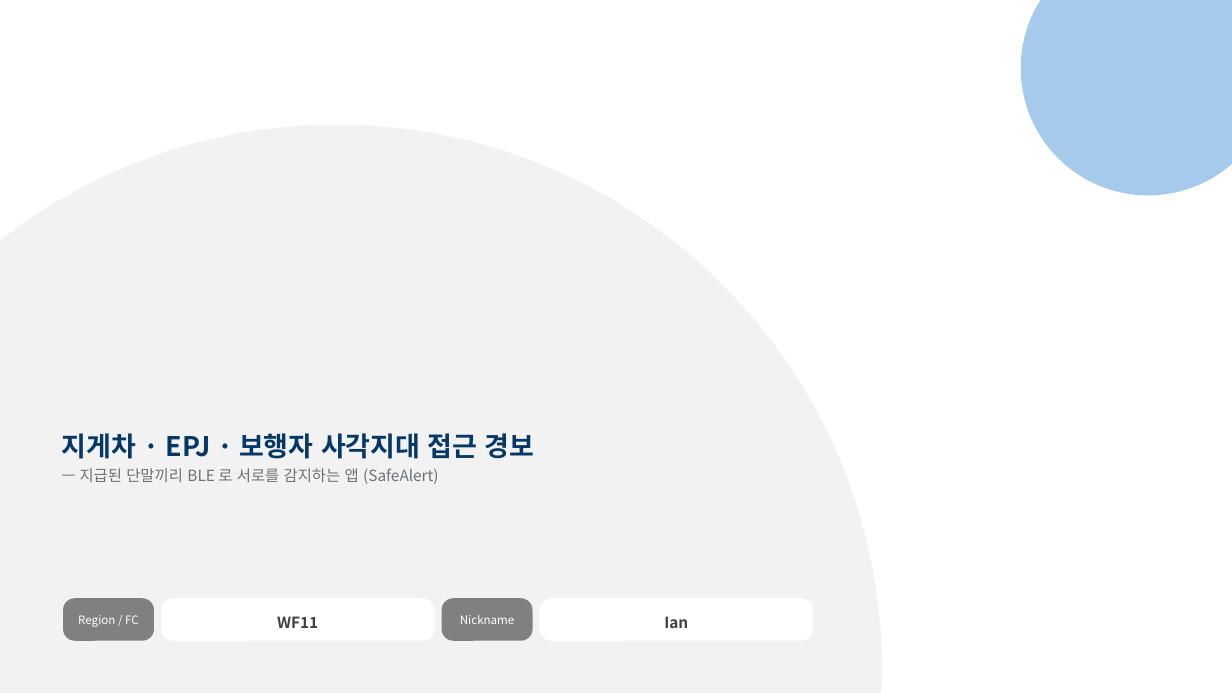
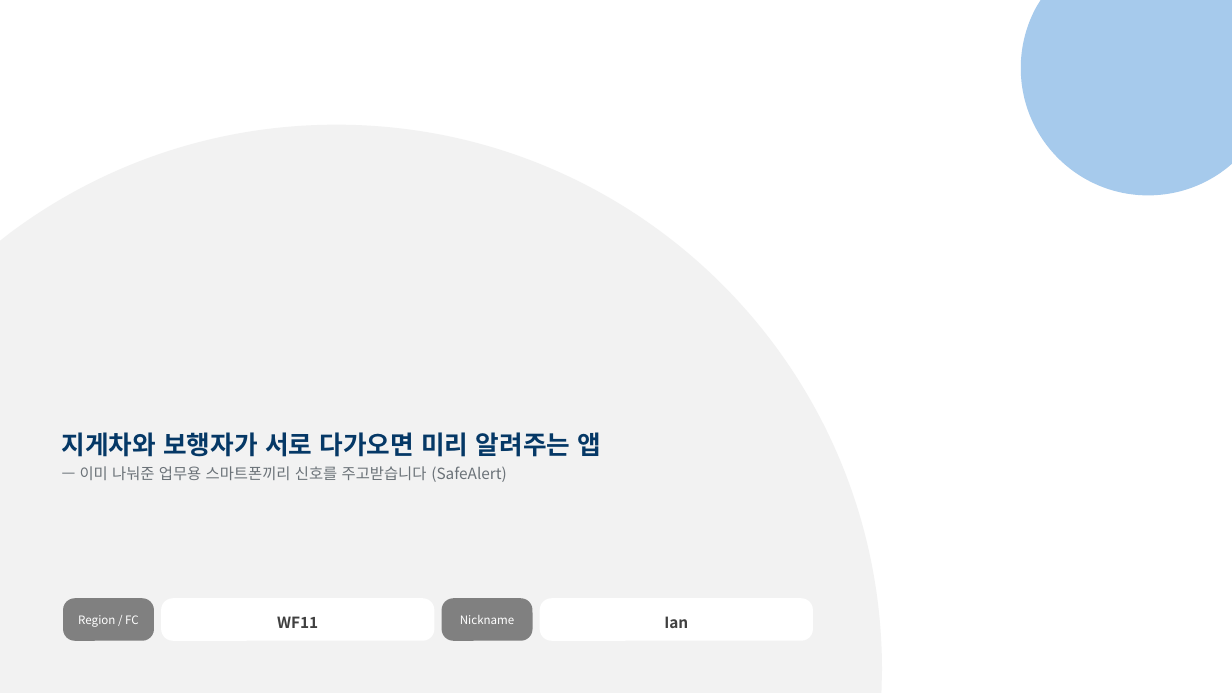
Before and after one commit to pslymzero-cyber/SafeAlert, a slide deck: slide 1 of docs/presentation/contest/SafeAlert_CouSolve_Contest.pptx. Drawn at 1232x693 pixels with LibreOffice and Linux fonts; fonts in the diff are those of the drawing; background and template pictures are left out. Boxes give left, top, right and bottom in pixels: in the first picture for what was removed or moved away, otherwise in the second. Text is boxed around its words. In the diff, an @@ line names an element or a change of style, - is before the commit and + after.

```diff
--- a/docs/presentation/contest/SafeAlert_CouSolve_Contest.pptx
+++ b/docs/presentation/contest/SafeAlert_CouSolve_Contest.pptx
@@ text at (x1=62, y1=432, x2=602, y2=482): text changed @@
-지게차 · EPJ · 보행자 사각지대 접근 경보
-— 지급된 단말끼리 BLE 로 서로를 감지하는 앱 (SafeAlert)
+지게차와 보행자가 서로 다가오면 미리 알려주는 앱
+— 이미 나눠준 업무용 스마트폰끼리 신호를 주고받습니다 (SafeAlert)
```
Also in this commit, not shown: 13 other slides changed, 2 other files.
